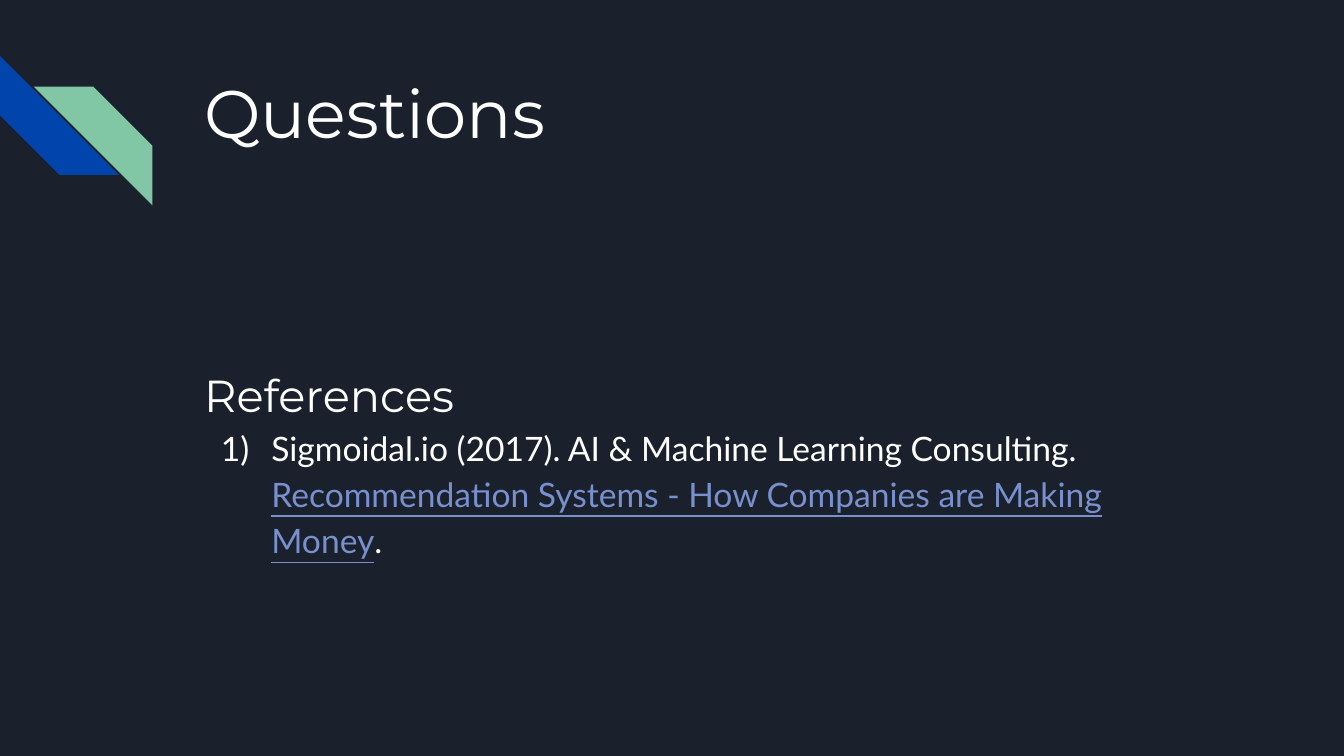
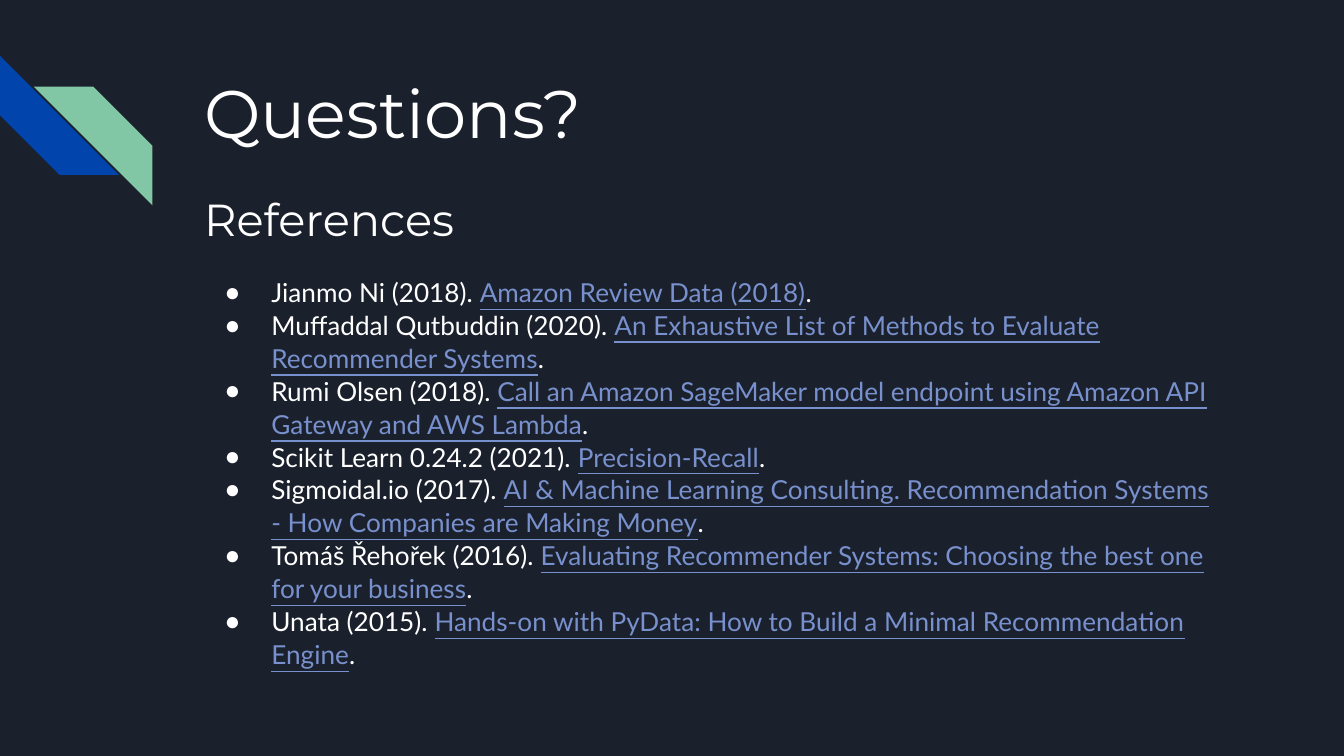
Before and after one commit to JasonCaldwellMBA/Grocery_Recommender, a slide deck: slide 20 of Grocery Recommendation System - Executive Presentation.pptx (slide 15 before the commit). Drawn at 1344x756 pixels with LibreOffice and Linux fonts; fonts in the diff are those of the drawing. Boxes give left, top, right and bottom in pixels: in the first picture for what was removed or moved away, otherwise in the second. Text is boxed around its words. In the diff, an @@ line names an element or a change of style, - is before the commit and + after.

```diff
--- a/Grocery Recommendation System - Executive Presentation.pptx
+++ b/Grocery Recommendation System - Executive Presentation.pptx
@@ title at (204,88,582,148): text changed @@
-Questions
+Questions?
@@ text added at (204,202,1208,669), 14 pt, text #7890CD, underline @@
+References
+● Jianmo Ni (2018). Amazon Review Data (2018).
+● Muffaddal Qutbuddin (2020). An Exhaustive List of Methods to Evaluate Recommender Systems.
+● Rumi Olsen (2018). Call an Amazon SageMaker model endpoint using Amazon API Gateway and AWS Lambda.
+● Scikit Learn 0.24.2 (2021). Precision-Recall.
+● Sigmoidal.io (2017). AI & Machine Learning Consulting. Recommendation Systems - How Companies are Making Money.
+● Tomáš Řehořek (2016). Evaluating Recommender Systems: Choosing the best one for your business.
+● Unata (2015). Hands-on with PyData: How to Build a Minimal Recommendation Engine.
@@ text removed at (204,378,1102,559) @@
-References
-1) Sigmoidal.io (2017). AI & Machine Learning Consulting. Recommendation Systems - How Companies are Making Money.
```
Also in this commit, not shown: 8 other slides changed, 5 slides added, 1 other file.
